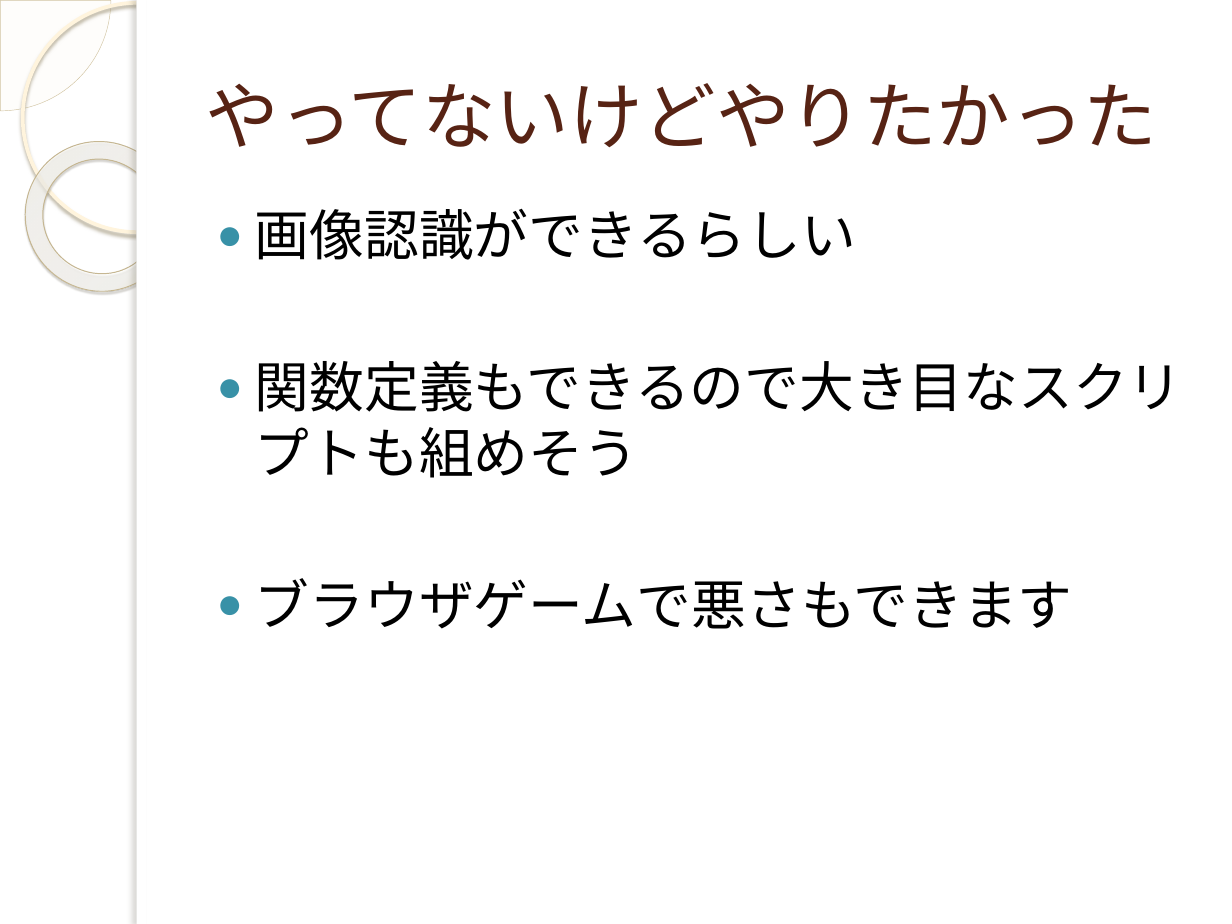
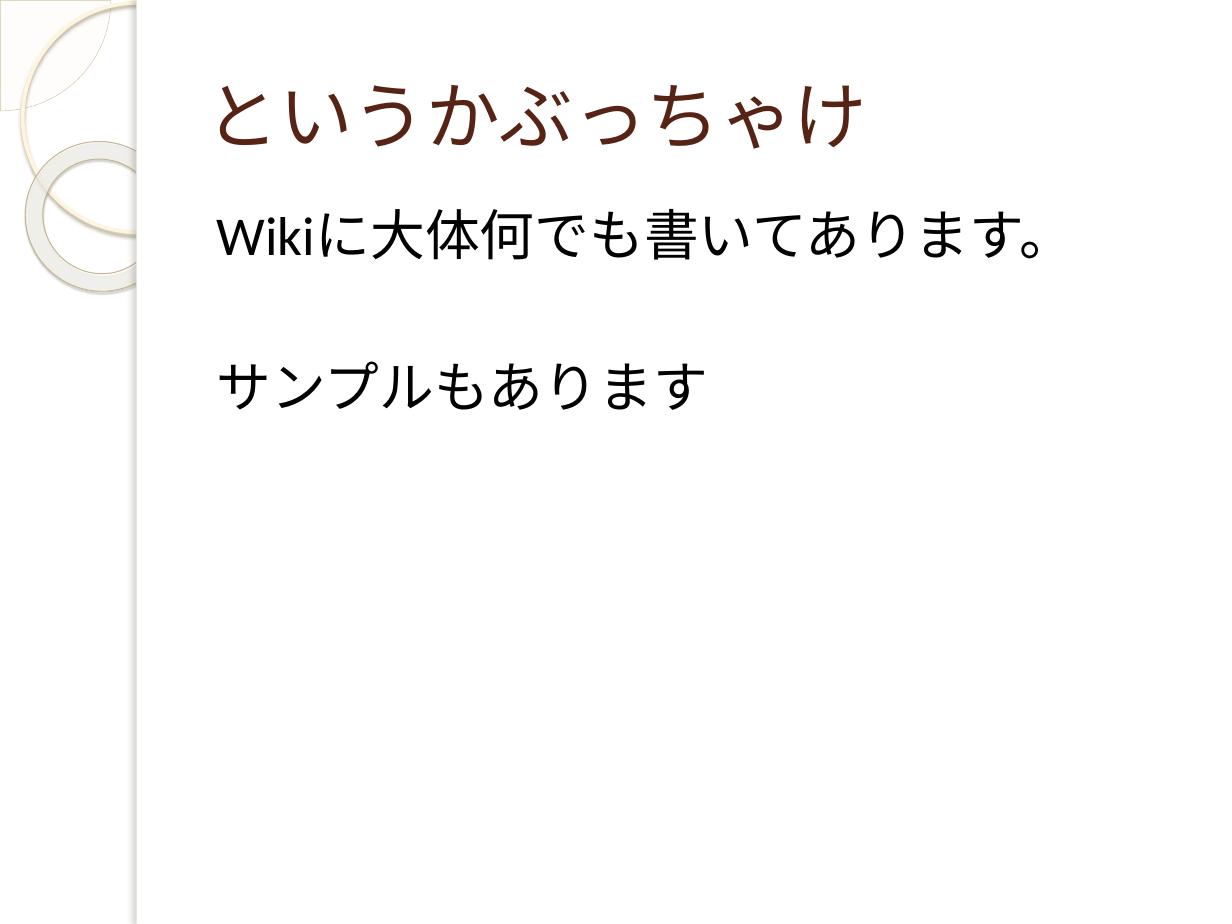
Before and after one commit to yuridonus/FEstudy, a slide deck: slide 26 of autoHotkey.pptx (slide 15 before the commit). Drawn at 1232x924 pixels with LibreOffice and Linux fonts; fonts in the diff are those of the drawing; background and template pictures are left out. Boxes give left, top, right and bottom in pixels: in the first picture for what was removed or moved away, otherwise in the second. Text is boxed around its words. In the diff, an @@ line names an element or a change of style, - is before the commit and + after.

```diff
--- a/autoHotkey.pptx
+++ b/autoHotkey.pptx
@@ title at (206,85,868,149): text changed @@
-やってないけどやりたかった
+というかぶっちゃけ
@@ text at (217,210,1074,410): text changed @@
-● 画像認識ができるらしい
-● 関数定義もできるので大き目なスクリプトも組めそう
-● ブラウザゲームで悪さもできます
+Wikiに大体何でも書いてあります。
+サンプルもあります
```
Also in this commit, not shown: 3 other slides changed, 12 slides added, 1 other file.
